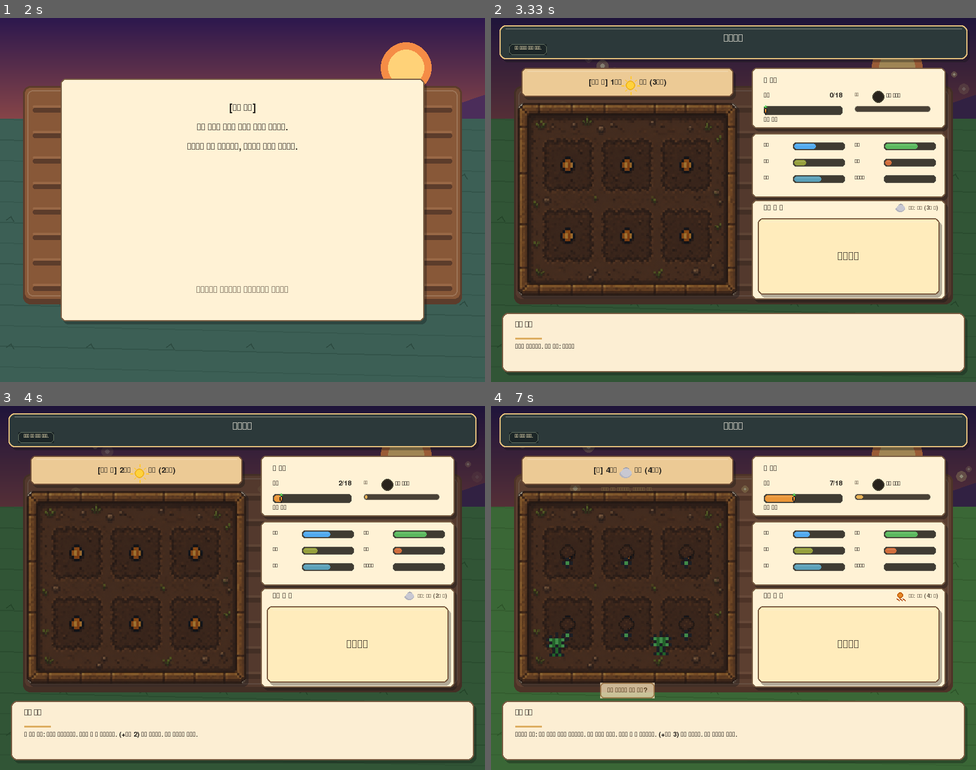
Above: before the commit, frames 1-4 (two rows, left to right).
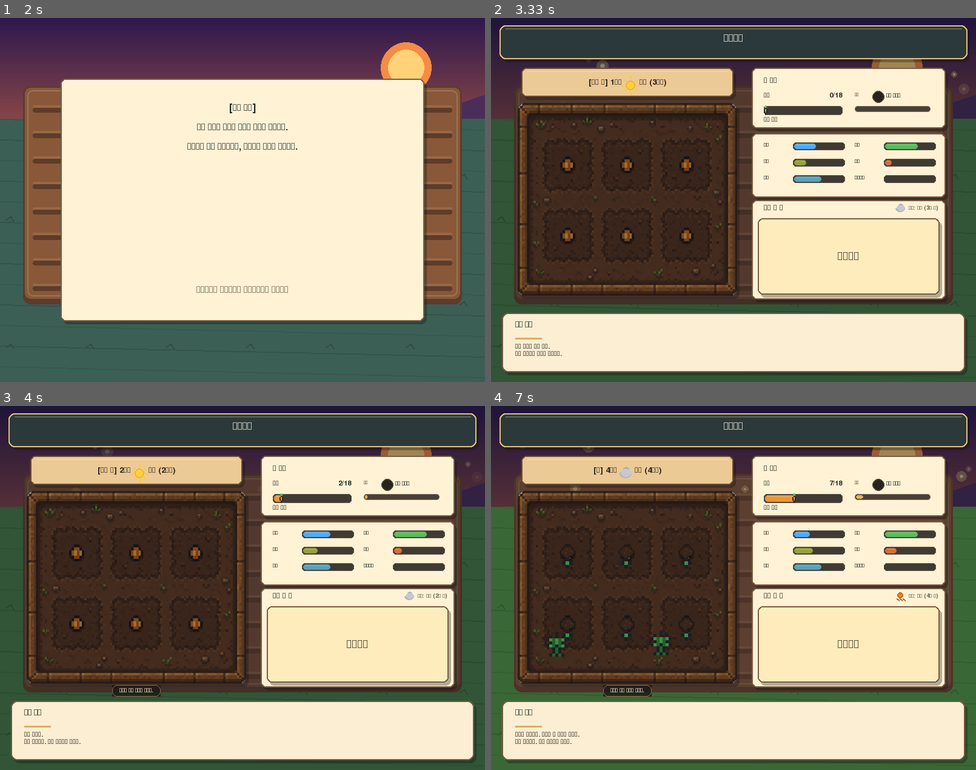
Above: after the commit, the same moments.

Repository: minulx-10/DreamFarm
Game: pygame game, started from main.py
Same seed, same stepped clock (60 frames per second), same inputs: the game is played once before the commit and once after it.
Inputs (mouse positions are in pixels of both pictures, inside the frame that each line leads up to):
- Up to frame 1 (2 s): type "ann" at 0.33 s; tap Enter at 0.67 s; click (412, 243) at 0.93 s; click (227, 138) at 1.27 s; click (368, 61) at 1.6 s; click (101, 130) at 1.93 s
- Up to frame 2 (3.33 s): click (908, 225) at 2.27 s; tap Enter at 2.55 s; click (617, 265) at 2.93 s; press the mouse at (617, 265) at 3.25 s
- Up to frame 3 (4 s): move the mouse to (194, 668) at 3.35 s; release the mouse at (261, 686) at 3.48 s; click "행동하기" at 3.6 s; press the mouse at (354, 671) at 3.92 s
- Up to frame 4 (7 s): move the mouse to (709, 635) at 4.02 s; release the mouse at (578, 602) at 4.15 s; click (820, 642) at 4.27 s; click "살펴보기" at 4.6 s; press the mouse at (820, 642) at 4.92 s; move the mouse to (859, 562) at 5.02 s; release the mouse at (903, 478) at 5.15 s; press the mouse at (845, 671) at 5.25 s; move the mouse to (845, 686) at 5.35 s; release the mouse at (845, 700) at 5.48 s; click (762, 537) at 5.6 s; click (796, 646) at 5.93 s

Frame 1 is identical in both runs. In frame 2, 0.2% of the frame differs, in the area x 3-18%, y 7-93%; in frame 3, 0.6%; in frame 4, 0.8%, in the area x 3-51%, y 7-93%.

Commit message:
refactor: 겹치는 오버레이 4종을 단일 '속마음' 한 줄로 통합 + 하단바 정리
- 떠다니던 감각/메아리/선물/날씨지혜 오버레이를 겹치지 않는 한 곳의
  '속마음' 큐(순차 표시)로 통합 → 글자 겹침 제거, 군더더기 정리.
- apply_action을 (메시지, 실패여부) 튜플 반환으로 리팩터(문자열 'in' 판정 제거),
  결과 메시지를 짧고 감성적인 한 줄로 교체.
- 하단바: '(+성장 N)' 등 미터에 이미 보이는 중복 제거, 결과/증상 2줄로 단축.
- 살펴보기 메시지에서 상단 HUD와 중복되던 날씨 이름·예보·지속일 제거.
- 버그 수정: 실패 시 check_recovery 미호출로 사실상 죽어 있던 회복 추적 정상화
  (성장 엔딩 도달성 개선).

Co-Authored-By: Claude Opus 4.8 <noreply@anthropic.com>

Diff:
--- a/scenes/farm.py
+++ b/scenes/farm.py
@@ -70,8 +70,8 @@
         self.stress = 0
         self.actions_taken = 0
         self.last_action = ""
-        self.message = "상태를 확인하세요."
-        self.notice = "추천 행동: 살펴보기"
+        self.message = "낯선 밭에서 눈을 떴다."
+        self.notice = "밭의 상태부터 천천히 살펴보자."
         self.memory_cooldown = 1
         self.minigame_cooldown = 2
         self.last_minigame = None
@@ -84,25 +84,15 @@
         self.combo_count = 0
         self.story_cooldown = 4
         self.stories_seen = set()
-        # Echo: longer display with panel
-        self.echo_text = ""
-        self.echo_timer = 0
+        # 통합 '속마음' 표시 채널 — 메아리/감각/선물/날씨지혜를 하나로 묶어
+        # 겹치지 않는 한 곳에서 차례로 보여준다.
+        self.thought_text = ""
+        self.thought_timer = 0.0
+        self.thought_queue = []
         # Individual crop growth offsets (randomized per plot)
         self.crop_offsets = [random.randint(-2, 2) for _ in range(6)]
-        # #12 Silent gift display
-        self.gift_text = ""
-        self.gift_timer = 0
-        # #6 Weather wisdom display
-        self.wisdom_text = ""
-        self.wisdom_timer = 0
-        # #13 Wait animation
-        self.wait_phase = "off"  # off, waiting, done
-        self.wait_elapsed = 0
-        self.wait_dots = 0
         # #7 Seasonal colors cache
         self.season_colors = get_season_colors(self.growth, self.growth_goal)
-        # #15 Sensory text
-        self.sense_text = game_state.current_sense
         # #10 Dad mode turn counter
         self.dad_turns_done = 0
 
@@ -313,8 +303,8 @@
                 self.health -= 8
                 self.stress += 10
                 self.mistakes += 1
-                self.message = "아직 수확할 상태가 아닙니다."
-                self.notice = "추천 행동: 수확하지 말고 밭 상태를 먼저 회복하세요."
+                self.message = "아직 덜 자랐다. 성급하면 다 망친다."
+                self.notice = "밭부터 돌보며 더 기다리자."
             return
 
         self.actions_taken += 1
@@ -325,32 +315,31 @@
         elif action == "잡초 뽑기":
             game_state.weed_count += 1
         difficulty = 1 + self.growth // 6
-        result = self.apply_action(action, difficulty)
-        is_fail = "실패" in result or "효과 낮음" in result
+        result, is_fail = self.apply_action(action, difficulty)
         self.apply_field_pressure(difficulty)
         self.apply_weather_effects()
 
         # #11 Attitude tracking
         track_attitude(action, is_fail, self.is_good_turn())
 
-        # Combo system
+        # Combo system — 연출 문구는 하단바 대신 '속마음' 채널로 보낸다
         if not is_fail:
             self.combo_count += 1
         else:
             self.combo_count = 0
         if self.combo_count == 3:
-            result += " 감이 잡히는 듯하다."
             self.growth += 2
+            self.push_thought("감이 잡히는 듯하다.")
         elif self.combo_count == 5:
-            result += " 아버지의 리듬이 느껴진다."
             game_state.understanding += 6
             self.combo_count = 0
             audio.play("success")
+            self.push_thought("아버지의 리듬이 느껴진다.")
 
         if self.health <= 20:
             self.mistakes += 1
             self.growth = max(0, self.growth - 1)
-            result += " 작물이 버티지 못해 성장이 조금 늦어졌습니다."
+            result += " 당근이 버티지 못하고 시든다."
         else:
             # 성장은 '제대로 된 돌봄'과 '안정된 상태에서의 기다림'에서만 일어난다.
             # 관찰(살펴보기)이나 실패한 행동으로는 자라지 않는다 → 살펴보기 남발 지배 전략 차단.
@@ -364,41 +353,29 @@
                 self.growth += gain
                 if self.is_good_turn():
                     game_state.understanding += 2
-                result += f" 작물이 한 뼘 자랐습니다. (+성장 {gain})"
-
-        # #5 Failure echo + lesson recording
+
+        # 한 턴에 '속마음' 하나만 — 우선순위로 골라 통합 채널로 보낸다.
+        recovery_msg = check_recovery(action, is_fail)  # 항상 호출(회복 추적 + 실패 기록)
+        thought = ""
         if is_fail:
-            echo = pick_failure_echo(action)
-            if echo:
-                result += f" {echo}"
-        else:
-            # #5 Check recovery from previous failure
-            recovery_msg = check_recovery(action, is_fail)
-            if recovery_msg:
-                self.echo_text = recovery_msg
-                self.echo_timer = 6.0
-
-        # #15 Sensory update
-        if action not in ("살펴보기",):
-            sense = pick_sensory(action)
-            if sense:
-                self.sense_text = sense
-                game_state.current_sense = sense
-
-        # Action echo (longer display)
-        if not is_fail and action not in ("살펴보기",) and not self.echo_text:
-            ae = pick_action_echo(action)
-            if ae and random.random() < 0.45:
-                self.echo_text = ae
-                self.echo_timer = 6.0
-
-        # #12 Silent gifts every 5 turns
-        if self.day % 5 == 0:
+            thought = pick_failure_echo(action)          # 실패 시 아버지의 말 (교훈)
+        elif recovery_msg:
+            thought = recovery_msg
+        if not thought and self.day % 5 == 0:
             gift = get_silent_gift()
             if gift:
-                self.gift_text = gift
-                self.gift_timer = 5.0
                 reveal_gift()
+                thought = gift
+        if not thought and action != "살펴보기":
+            ae = pick_action_echo(action)
+            if ae and random.random() < 0.5:
+                thought = ae
+            else:
+                sense = pick_sensory(action)
+                if sense:
+                    game_state.current_sense = sense
+                    thought = sense
+        self.push_thought(thought)
 
         self.message = result
         self.notice = self.build_notice()
@@ -443,77 +420,86 @@
             self.try_trigger_minigame(action)
         self.rebuild_buttons()
 
+    def push_thought(self, text, dur=4.5):
+        """통합 '속마음' 채널에 한 줄 추가. 여러 개면 순서대로 표시(겹치지 않음)."""
+        if not text:
+            return
+        self.thought_queue.append((text, dur))
+        # 백로그가 길어지지 않도록 최근 2개만 유지
+        if len(self.thought_queue) > 2:
+            self.thought_queue = self.thought_queue[-2:]
+
     def apply_action(self, action, difficulty):
+        """행동을 적용하고 (짧은 결과 메시지, 실패 여부)를 돌려준다."""
         if action == "살펴보기":
             game_state.understanding += 2
             self.stress = max(0, self.stress - 4)
-            return self.inspect_message()
+            return self.inspect_message(), False
 
         if action == "물 주기":
             if self.moisture < 35:
                 self.moisture += 34
                 self.health += 4
                 self.stress = max(0, self.stress - 6)
-                return "물 주기 성공: 수분이 회복되었습니다."
+                return "흙이 촉촉해졌다.", False
             if self.moisture > 70:
                 self.moisture += 18
                 self.health -= 12 + difficulty
                 self.stress += 10
                 self.mistakes += 1
-                return "물 주기 실패: 수분이 너무 높아 건강이 감소했습니다."
+                return "물이 너무 많았다. 뿌리가 숨을 못 쉰다.", True
             self.moisture += 18
-            self.health += 0
-            return "물 주기 완료: 수분이 증가했습니다."
+            return "물을 주었다.", False
 
         if action == "잡초 뽑기":
             if self.weeds > 20:
                 self.weeds -= 34
                 self.health += 3
-                return "잡초 뽑기 성공: 잡초 수치가 크게 감소했습니다."
+                return "잡초를 걷어냈다.", False
             self.health -= 5
             self.stress += 6
             self.mistakes += 1
-            return "잡초 뽑기 실패: 잡초가 적어 건강이 감소했습니다."
+            return "뽑을 잡초도 없는데 애꿎은 흙만 헤집었다.", True
 
         if action == "해충 살피기":
             if self.pests > 18:
                 self.pests -= 32
                 self.health += 3
-                return "해충 살피기 성공: 해충 수치가 감소했습니다."
+                return "잎 뒤의 벌레를 잡아냈다.", False
             self.stress = max(0, self.stress - 2)
-            return "해충 살피기 완료: 큰 해충은 없습니다."
+            return "살펴보니 큰 벌레는 없다.", False
 
         if action == "배수로 정리":
             if self.moisture > 68 or self.drainage < 45:
                 self.moisture -= 22
                 self.drainage += 22
                 self.health += 1
-                return "배수로 정리 성공: 수분이 낮아지고 배수가 회복되었습니다."
+                return "물길을 터주니 물이 잘 빠진다.", False
             self.drainage += 8
             self.stress += 5
             self.mistakes += 1
-            return "배수로 정리 효과 낮음: 지금은 다른 행동이 더 필요합니다."
+            return "지금은 배수로를 손볼 때가 아니다.", True
 
         if action == "흙 북돋기":
             if self.health < 65 or self.stress > 24:
                 self.health += 8
                 self.stress = max(0, self.stress - 10)
                 self.drainage += 4
-                return "흙 북돋기 성공: 건강과 스트레스가 회복되었습니다."
+                return "흙을 다독이니 한결 생기가 돈다.", False
             self.health += 2
             self.moisture -= 4
-            return "흙 북돋기 완료: 변화는 작습니다."
+            return "흙을 만졌지만 큰 변화는 없다.", False
 
         if action == "기다리기":
             if self.is_good_turn():
                 self.moisture -= 8
-                return "기다리기 성공: 안정 상태라 성장이 진행됩니다."
+                return "조용히 기다린다. 당근이 제 속도로 자란다.", False
             self.health -= 8 + difficulty
             self.stress += 8
             self.mistakes += 1
-            return "기다리기 실패: 문제가 있는 상태라 건강이 감소했습니다."
-
-        return "행동을 처리했습니다."
+            return "기다리기엔 밭이 너무 불안하다.", True
+
+        return "...", False
 
     def apply_field_pressure(self, difficulty):
         self.day += 1
@@ -539,11 +525,10 @@
         if game_state.weather_turns_left <= 0:
             old_weather = game_state.weather
             advance_weather()
-            # #6 Weather wisdom on change
+            # #6 Weather wisdom on change → 통합 속마음 채널로
             new_weather = game_state.weather
             if new_weather != old_weather and new_weather in WEATHER_WISDOM:
-                self.wisdom_text = WEATHER_WISDOM[new_weather]
-                self.wisdom_timer = 4.0
+                self.push_thought(WEATHER_WISDOM[new_weather], dur=5.0)
 
     def apply_weather_effects(self):
         w = WEATHER_DATA.get(game_state.weather, {})
@@ -613,18 +598,17 @@
         if self.drainage < 35:
             warnings.append("배수 낮음")
 
-        # 날씨 가이드 팁 추가
+        # 날씨가 '무엇을 하는지'만 짚어 준다 (날씨 이름·예보·지속일은 상단 HUD에 이미 표시됨).
         weather_tips = {
-            "맑음": "맑음(수분 서서히 감소)",
-            "흐림": "흐림(특별한 영향 없음)",
-            "비": "비(수분 큰 폭 상승, 과습 주의)",
-            "가뭄": "가뭄(수분 큰 폭 하락, 건강 감소)",
-            "강풍": "강풍(해충 감소, 스트레스 증가)"
+            "맑음": "맑은 날엔 수분이 천천히 마른다.",
+            "흐림": "흐린 날은 큰 영향이 없다.",
+            "비": "비엔 수분이 크게 오른다 — 과습 주의.",
+            "가뭄": "가뭄엔 수분이 뚝 떨어진다.",
+            "강풍": "강풍은 해충을 날리지만 밭을 들쑤신다.",
         }
-        tip = weather_tips.get(game_state.weather, "영향 없음")
-
-        status_str = ", ".join(warnings[:3]) if warnings else "밭이 안정적입니다"
-        return f"밭: {status_str}. 날씨: {tip} (지속: {game_state.weather_turns_left}일, 다음 예보: {game_state.next_weather})."
+        tip = weather_tips.get(game_state.weather, "")
+        status_str = ", ".join(warnings[:3]) if warnings else "밭이 안정적이다"
+        return f"자세히 보니 — {status_str}. {tip}"
 
     def build_notice(self):
         # 정답을 떠먹여주는 대신 '증상'을 묘사한다 — 플레이어가 직접 읽고 판단하도록.
@@ -814,22 +798,22 @@
             if f['y'] < 20 or f['y'] > 160:
                 f['speed_y'] *= -1
 
-        # Echo fade
-        if self.echo_timer > 0:
-            self.echo_timer -= dt
-        # #12 Gift fade
-        if self.gift_timer > 0:
-            self.gift_timer -= dt
-        # #6 Wisdom fade
-        if self.wisdom_timer > 0:
-            self.wisdom_timer -= dt
+        # 통합 '속마음' 채널: 현재 문구 페이드 → 비면 큐에서 다음 문구 꺼내기
+        if self.thought_timer > 0:
+            self.thought_timer -= dt
+            if self.thought_timer <= 0:
+                self.thought_text = ""
+        if not self.thought_text and self.thought_queue:
+            self.thought_text, dur = self.thought_queue.pop(0)
+            self.thought_timer = dur
 
         if self.health <= 0:
             self.health = 25
             self.stress = 45
             self.mistakes += 2
             game_state.understanding = max(0, game_state.understanding - 8)
-            self.message = "당근이 크게 시들었습니다. 다시 흙을 다독이며 회복시켜야 합니다."
+            self.message = "당근이 크게 시들어 버렸다. 다시 흙부터 다독여야 한다."
+            self.push_thought("처음부터, 천천히.")
             self.rebuild_buttons()
 
     def draw_compact_meter(self, screen, label, value, x, y, color):
@@ -1066,66 +1050,26 @@
 
         draw_top_bar(screen, show_stats=False)
 
-        # #15 Sensory bar at top
-        if self.sense_text:
-            sf = get_font(13)
-            line = wrap_text(self.sense_text, sf, 315, max_lines=1)[0]
-            ss = sf.render(line, True, (231, 219, 178))
-            cap_rect = pygame.Rect(30, 43, ss.get_width() + 18, 18)
-            cap_surf = pygame.Surface((cap_rect.w, cap_rect.h), pygame.SRCALPHA)
-            cap_surf.fill((25, 34, 35, 210))
-            pygame.draw.rect(cap_surf, (107, 121, 103, 220), (0, 0, cap_rect.w, cap_rect.h), 1, border_radius=6)
-            screen.blit(cap_surf, cap_rect)
-            screen.blit(ss, (cap_rect.x + 9, cap_rect.y + 2))
-
-        # Echo text overlay — styled floating panel
-        if self.echo_timer > 0 and self.echo_text:
-            ef = get_font(17)
-            if self.echo_timer > 2.0:
-                ea = 1.0
-            else:
-                ea = self.echo_timer / 2.0
-            es = ef.render(self.echo_text, True, TEXT_DARK)
-            ew = es.get_width() + 24
-            eh = es.get_height() + 14
-            ex = 225 - ew // 2
-            ey = 456
-            panel_surf = pygame.Surface((ew, eh), pygame.SRCALPHA)
-            panel_surf.fill((242, 220, 180, int(200 * ea)))
-            pygame.draw.rect(panel_surf, (170, 130, 80, int(220 * ea)), (0, 0, ew, eh), 2, border_radius=6)
-            screen.blit(panel_surf, (ex, ey))
-            tc = (int(80 * ea), int(60 * ea), int(30 * ea))
-            es2 = ef.render(self.echo_text, True, tc)
-            screen.blit(es2, (ex + 12, ey + 7))
-
-        # #12 Silent gift overlay
-        if self.gift_timer > 0 and self.gift_text:
-            gf = get_font(16)
-            ga = min(1.0, self.gift_timer / 1.5) if self.gift_timer < 1.5 else 1.0
-            gs = gf.render(self.gift_text, True, (int(160 * ga), int(140 * ga), int(90 * ga)))
-            gw = gs.get_width() + 20
-            gh = gs.get_height() + 10
-            gx = 225 - gw // 2
-            gy = 140
-            gp = pygame.Surface((gw, gh), pygame.SRCALPHA)
-            gp.fill((255, 245, 220, int(180 * ga)))
-            pygame.draw.rect(gp, (180, 150, 100, int(200 * ga)), (0, 0, gw, gh), 2, border_radius=4)
-            screen.blit(gp, (gx, gy))
-            screen.blit(gs, (gx + 10, gy + 5))
-
-        # #6 Weather wisdom overlay (wrapped to prevent overlapping with right cards)
-        if self.wisdom_timer > 0 and self.wisdom_text:
-            wf = get_font(14)
-            wa = min(1.0, self.wisdom_timer / 1.0) if self.wisdom_timer < 1.0 else 1.0
-            color = (int(120 * wa), int(100 * wa), int(60 * wa))
-            lines = wrap_text(self.wisdom_text, wf, 320)
-            y_offset = 132
-            for line in lines:
-                ws = wf.render(line, True, color)
-                screen.blit(ws, (225 - ws.get_width() // 2, y_offset))
-                y_offset += wf.get_height() + 2
-
-        draw_bottom_bar(screen, "농장 일지", f"{self.message} {self.notice}")
+        # 통합 '속마음' 한 줄 — 밭과 하단바 사이 빈 공간에 겹치지 않게 표시
+        if self.thought_text:
+            tf = get_font(15)
+            alpha = 1.0 if self.thought_timer > 1.0 else max(0.0, self.thought_timer)
+            line = wrap_text(self.thought_text, tf, 330, max_lines=1)[0]
+            ts = tf.render(line, True, (245, 232, 198))
+            pad = 12
+            pill_w = ts.get_width() + pad * 2
+            pill_h = ts.get_height() + 8
+            px = 225 - pill_w // 2
+            py = 460
+            pill = pygame.Surface((pill_w, pill_h), pygame.SRCALPHA)
+            pill.fill((28, 24, 20, int(205 * alpha)))
+            pygame.draw.rect(pill, (150, 120, 80, int(220 * alpha)), (0, 0, pill_w, pill_h), 1, border_radius=8)
+            screen.blit(pill, (px, py))
+            ts.set_alpha(int(255 * alpha))
+            screen.blit(ts, (px + pad, py + 4))
+
+        # 하단바: 1줄 = 방금 일어난 일, 2줄 = 지금 밭의 증상
+        draw_bottom_bar(screen, "농장 일지", f"{self.message}\n{self.notice}")
 
         if self.tutorial_active:
             self.draw_tutorial(screen)
